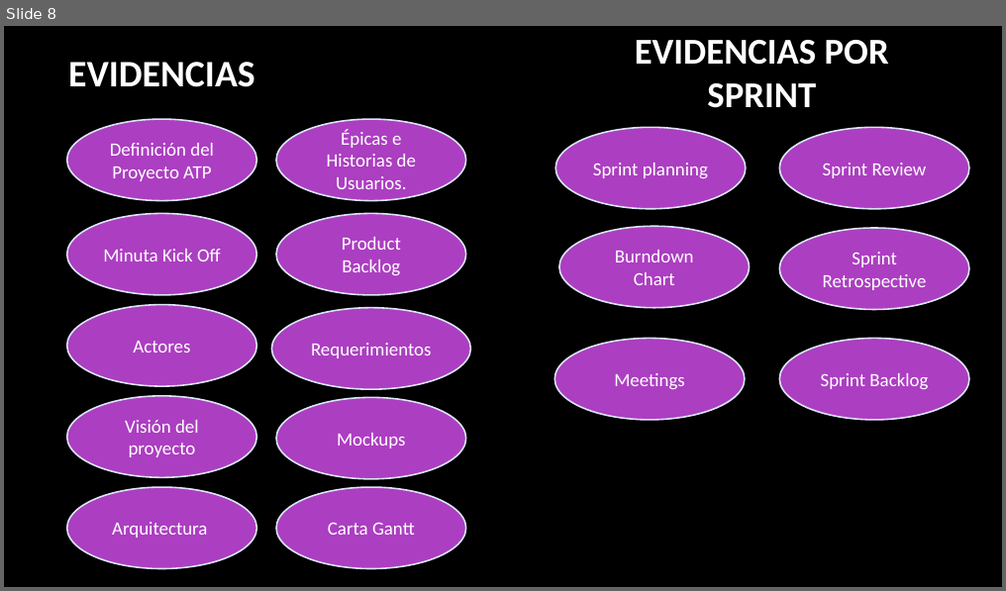
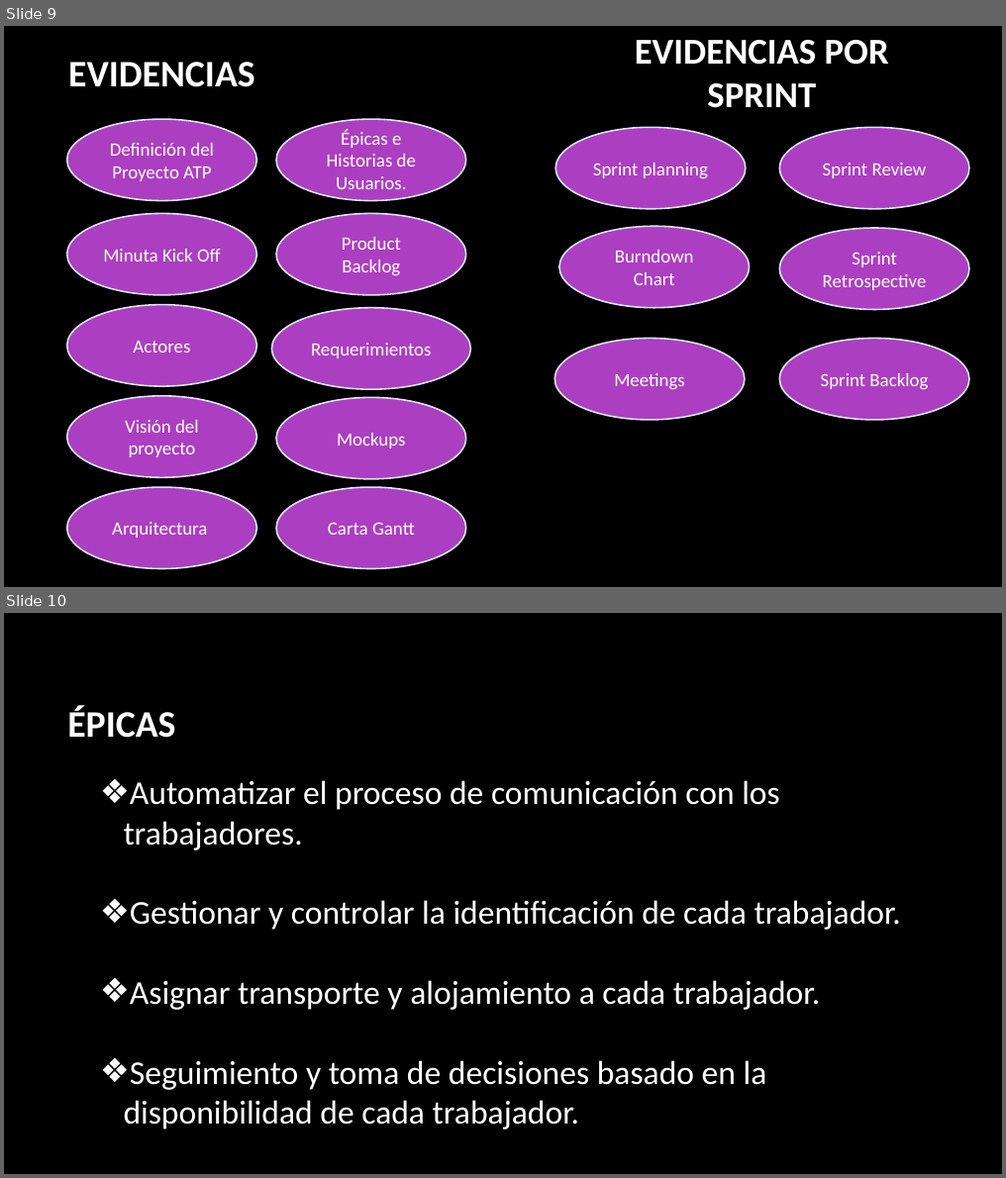
Before and after one commit to cristianvernal/NombreProyecto_Capstone24_DUOC_VM, a slide deck: Fase 1/Evidencias Grupales/Presentación Capstone.pptx. Shown one above the other, each under a label of ours: slide 8 before the commit, slides 9 and 10 after it. The pictures are 1006x591 and 1006x1178 pixels, drawn with LibreOffice and Linux fonts; fonts in the diff are those of the drawing; background and template pictures are left out. Boxes give left, top, right and bottom in pixels: in the first picture for what was removed or moved away, otherwise in the second. Text is boxed around its words. In the diff, an @@ line names an element or a change of style, - is before the commit and + after.

```diff
--- a/Fase 1/Evidencias Grupales/Presentación Capstone.pptx
+++ b/Fase 1/Evidencias Grupales/Presentación Capstone.pptx
@@ slide 10 added at bbox=[4, 613, 1002, 1174], background picture (left out) @@
@@ title added at bbox=[67, 706, 175, 738], 36 pt, text #FFFFFF, bold @@
+ÉPICAS
@@ text added at bbox=[124, 780, 901, 1130], 32 pt, text #FFFFFF @@
+❖ Automatizar el proceso de comunicación con los trabajadores.
+❖ Gestionar y controlar la identificación de cada trabajador.
+❖ Asignar transporte y alojamiento a cada trabajador.
+❖ Seguimiento y toma de decisiones basado en la disponibilidad de cada trabajador.
@@ what was slide 8 is now slide 9 @@
```
Also in this commit, not shown: 8 other slides added, 2 slides removed.
